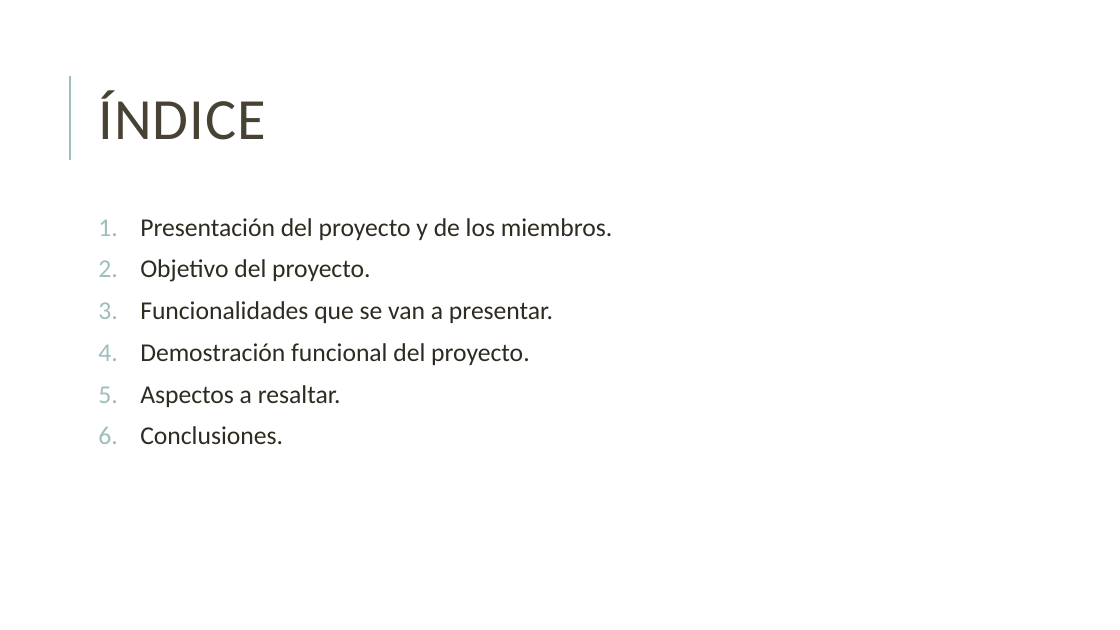
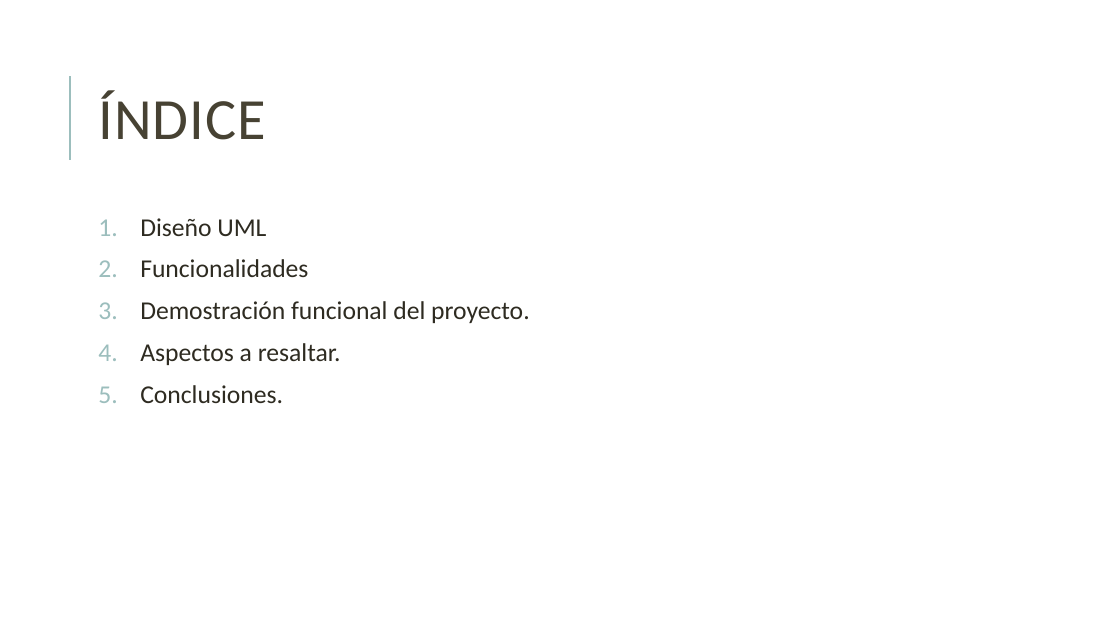
Before and after one commit to danielallhoff/M17-G4-AirDSS, a slide deck: slide 2 of AIRDSS.pptx. Drawn at 1120x630 pixels with LibreOffice and Linux fonts; fonts in the diff are those of the drawing. Boxes give left, top, right and bottom in pixels: in the first picture for what was removed or moved away, otherwise in the second. Text is boxed around its words. In the diff, an @@ line names an element or a change of style, - is before the commit and + after.

```diff
--- a/AIRDSS.pptx
+++ b/AIRDSS.pptx
@@ text at [140, 218, 308, 277]: text changed @@
-1. Presentación del proyecto y de los miembros.
-2. Objetivo del proyecto.
-3. Funcionalidades que se van a presentar.
+1. Diseño UML
+2. Funcionalidades
```
Also in this commit, not shown: 6 other slides changed, 19 slides removed.
